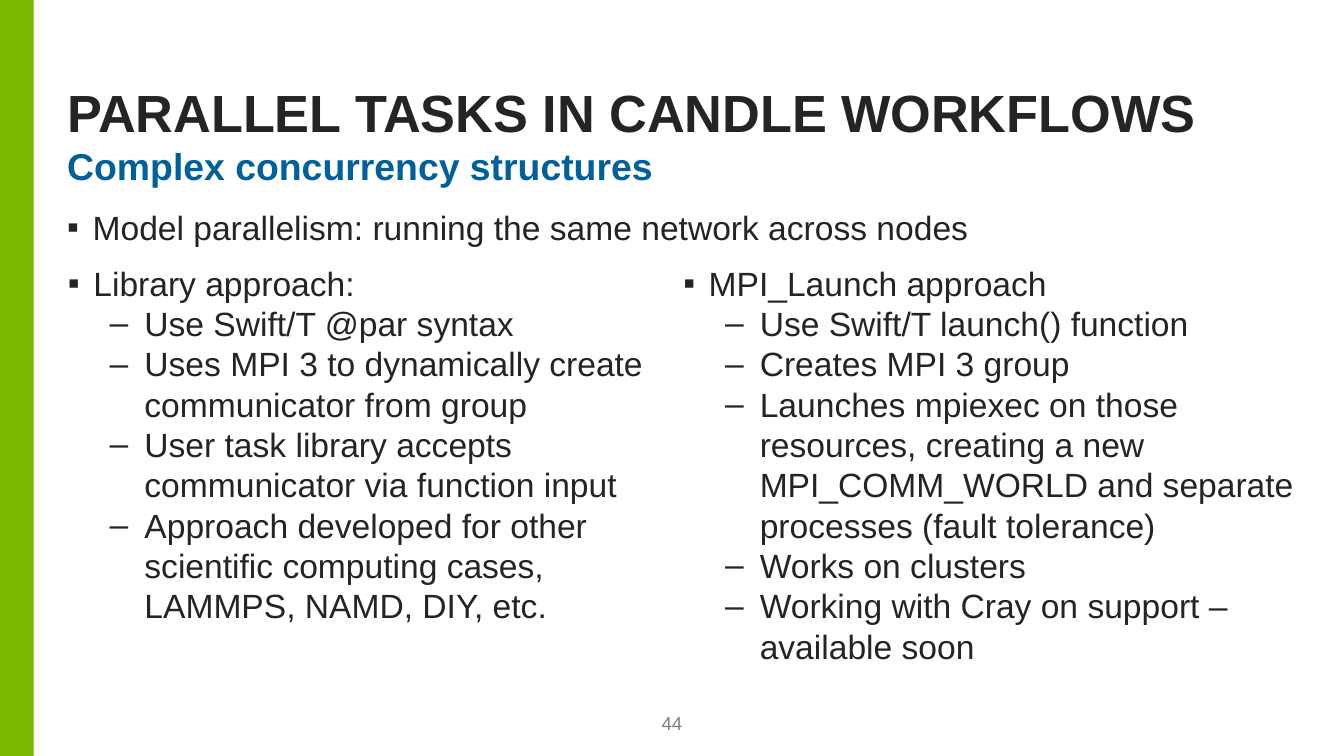
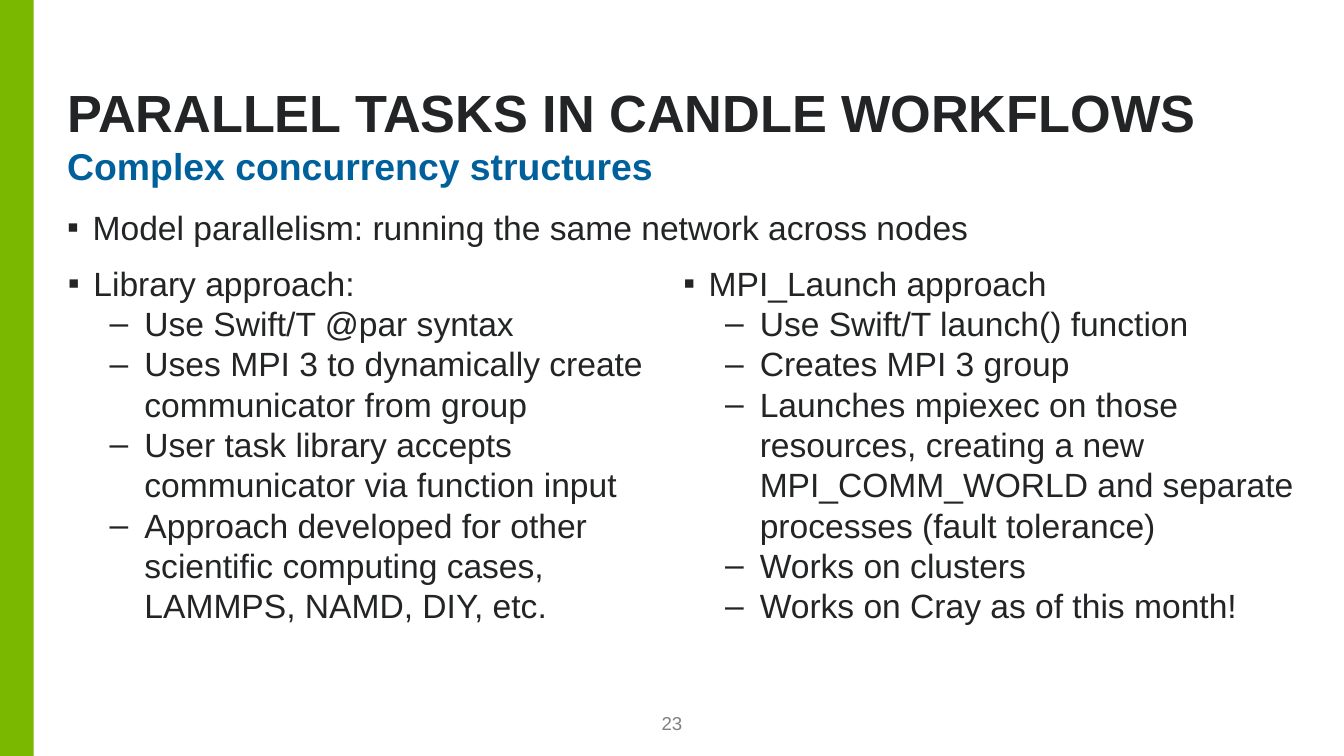
Before and after one commit to brettin/candle_tutorials, a slide deck: slide 23 of Topics/2_hyperparameter_optimization/hpo.pptx (slide 44 before the commit). Drawn at 1344x756 pixels with LibreOffice and Linux fonts; fonts in the diff are those of the drawing; background and template pictures are left out. Boxes give left, top, right and bottom in pixels: in the first picture for what was removed or moved away, otherwise in the second. Text is boxed around its words. In the diff, an @@ line names an element or a change of style, - is before the commit and + after.

```diff
--- a/Topics/2_hyperparameter_optimization/hpo.pptx
+++ b/Topics/2_hyperparameter_optimization/hpo.pptx
@@ text at (760,593,1237,625): text changed @@
-  – Working with Cray on support – available soon
+  – Works on Cray as of this month!
@@ page number at (662,717,683,730): text changed @@
-44
+23
```
Also in this commit, not shown: 2 other slides changed, 21 slides removed.
